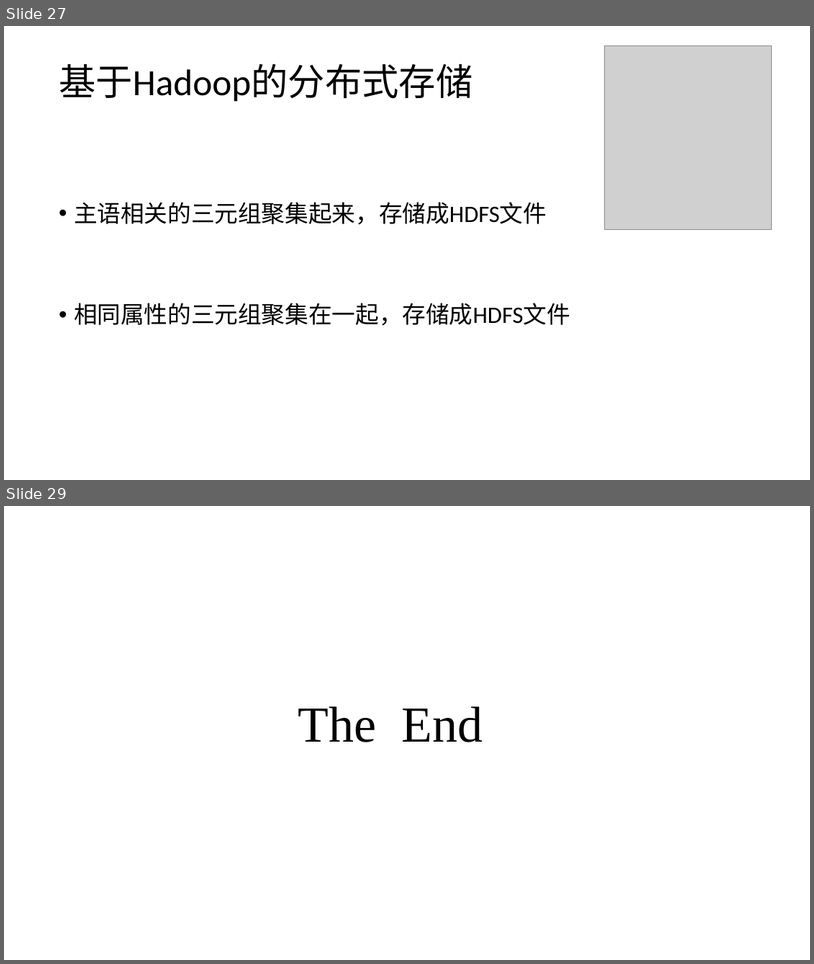
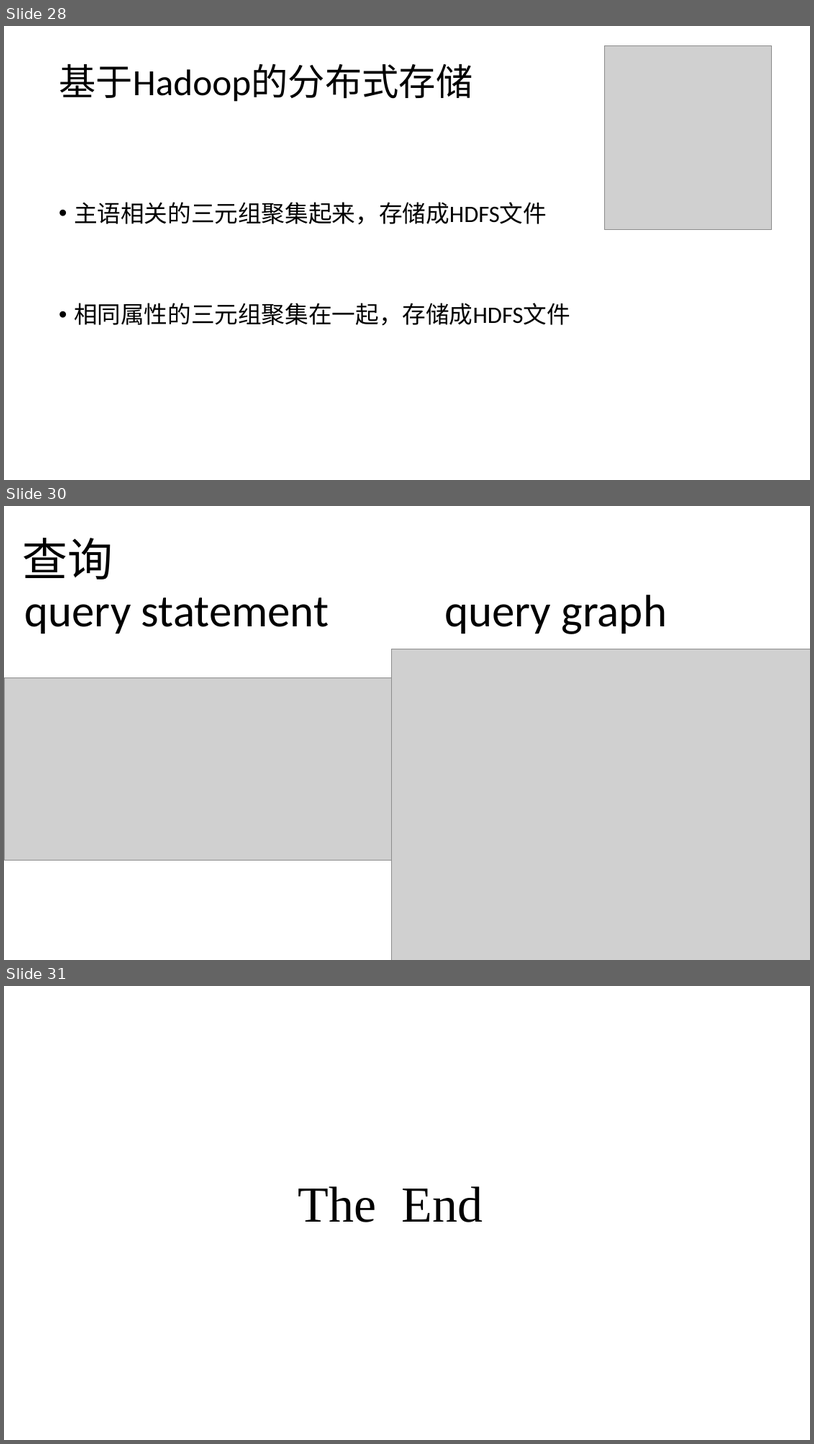
Before and after one commit to zyxdSTU/presetation, a slide deck: 知识图谱存储与查询/知识图谱的查询与存储.pptx. Shown one above the other, each under a label of ours: slides 27 and 29 before the commit, slides 28, 30 and 31 after it; the slides between them are not shown. The pictures are 814x964 and 814x1444 pixels, drawn with LibreOffice and Linux fonts; fonts in the diff are those of the drawing; grey boxes stand for pictures. Boxes give left, top, right and bottom in pixels: in the first picture for what was removed or moved away, otherwise in the second. Text is boxed around its words. In the diff, an @@ line names an element or a change of style, - is before the commit and + after.

```diff
--- a/知识图谱存储与查询/知识图谱的查询与存储.pptx
+++ b/知识图谱存储与查询/知识图谱的查询与存储.pptx
@@ slide 30 added at [4,506,810,960], background #FFFFFF @@
@@ text added at [23,538,113,579], 54 pt, text #000000 @@
+查询
@@ text added at [24,597,329,633], 54 pt, text #000000 @@
+query statement
@@ text added at [445,595,667,634], 54 pt, text #000000 @@
+query graph
@@ picture added at [392,649,810,960] @@
@@ picture added at [4,678,409,860] @@
@@ what was slide 27 is now slide 28 @@
@@ what was slide 29 is now slide 31 @@
```
Also in this commit, not shown: 4 slides changed, 2 other slides added, 1 slide removed, 2 other files.
